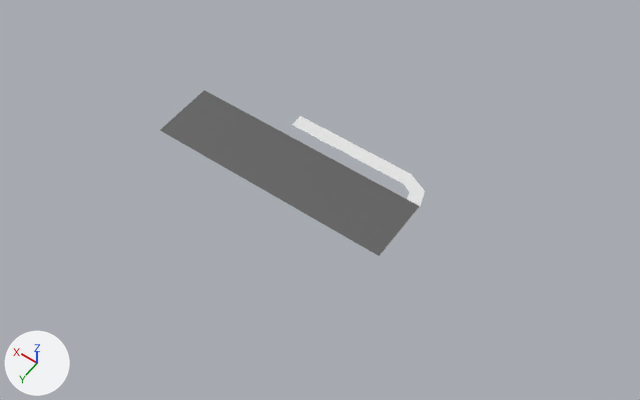
Before and after pictures for a commit that changed the FBX model lyddaero/lyddaero/fbx -2/Runway  and TwyA1.fbx.
Both versions are drawn from a camera (50 mm lens) standing at (-1630.0, 1874.0, 2921.0) and looking at (-269.0, -31.0, -71.0). Arrows for +X, +Y and +Z are at lower left; the lights stay in place. Vertices at the same position are counted once.

Objects in the first picture: 'Twy A', 'rwy12/03'.
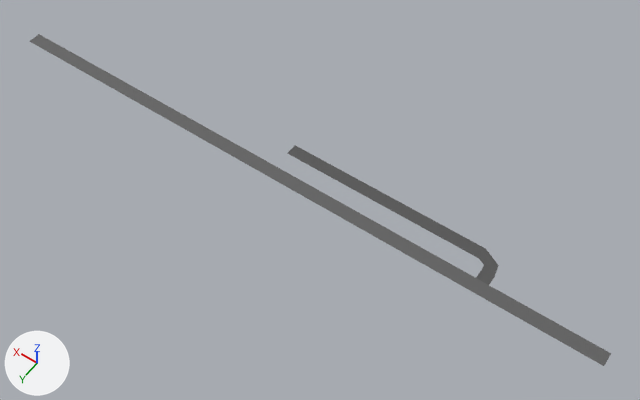
What differs and where, as boxes (x1, y1, x2, y2) in the pictures (640 x 400 px):
'rwy12/03', moved, rescaled (124% wider, 99% taller)
    before: (160, 90, 419, 256)
    after: (30, 34, 611, 366)
'Twy A', recoloured, reshaped, moved, rescaled (59% wider, 50% taller)
    before: (292, 116, 425, 209)
    after: (287, 145, 499, 285)

The change in detail:
Material 'Material.002' (mat_material_002) is new.
Its base color is (0.0871, 0.0871, 0.0871) (dark grey #535353).
me_plane_002 is used by ob_twy_a; location (-556.0, -240.0, 71.0); rotation (0.0, 0.0, -3.142), in degrees (0, 0, -180); scale (-29.9, -32.5, -1.84).
me_plane_002 had 162 vertices, 80 faces and spanned x -4.3..18.9, y -1.0..3.3, z 0.0.
me_plane_002 now has 162 vertices, 80 faces and spans x -1.5..19.0, y -1.0..4.2, z 0.0.
me_plane_002 part 1: 162 of 162 vertices moved; they spanned x -4.3..18.9, y -1.0..3.3, z 0.0 and now span x -1.5..19.0, y -1.0..4.2, z 0.0; mean shift (0.2, 0.1, 0.0); largest move (-0.3, -1.0, 0.0) -> (-1.5, 2.5, 0.0).
me_plane_002 now uses material mat_material_002 (dark grey #535353).
Object 'Twy A' (ob_twy_a) moves from (-556.0, -240.0, 71.0) to (-999.0, -149.0, -11.0).
Object 'Twy A' (ob_twy_a) is rescaled from (-29.9, -32.5, -1.84) to (-51.1, -29.0, -1.84).
Object 'rwy12/03' (ob_rwy12_03) moves from (-114.0, 3.0, 74.0) to (-84.0, 3.0, -6.0).
Object 'rwy12/03' (ob_rwy12_03) is rescaled from (568.0, 150.0, 3.04) to (1500.0, 32.0, 27.1).
